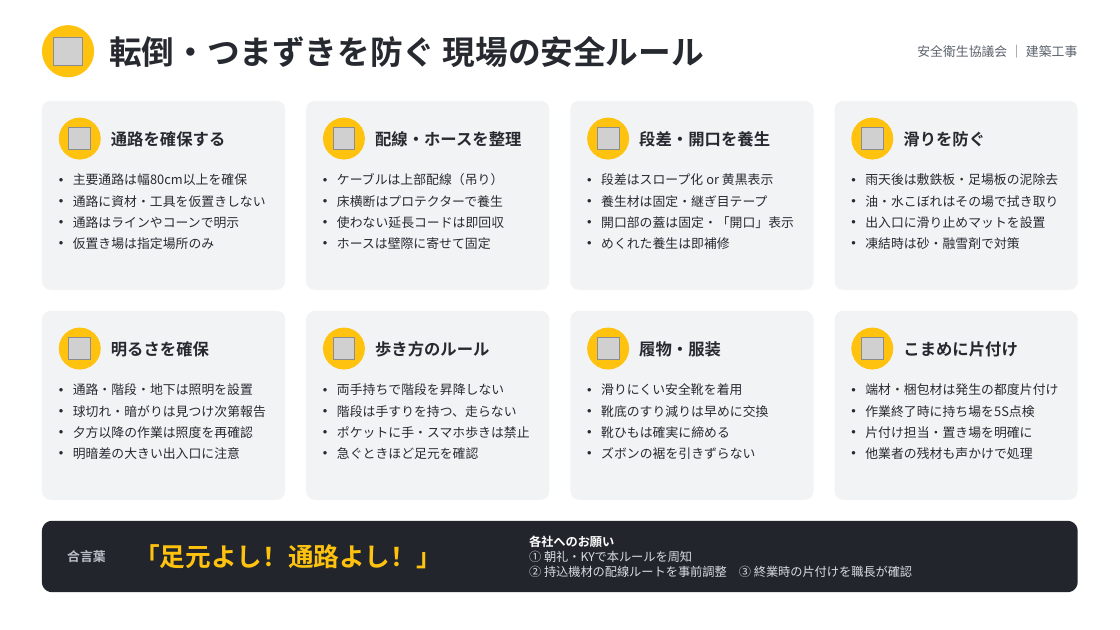
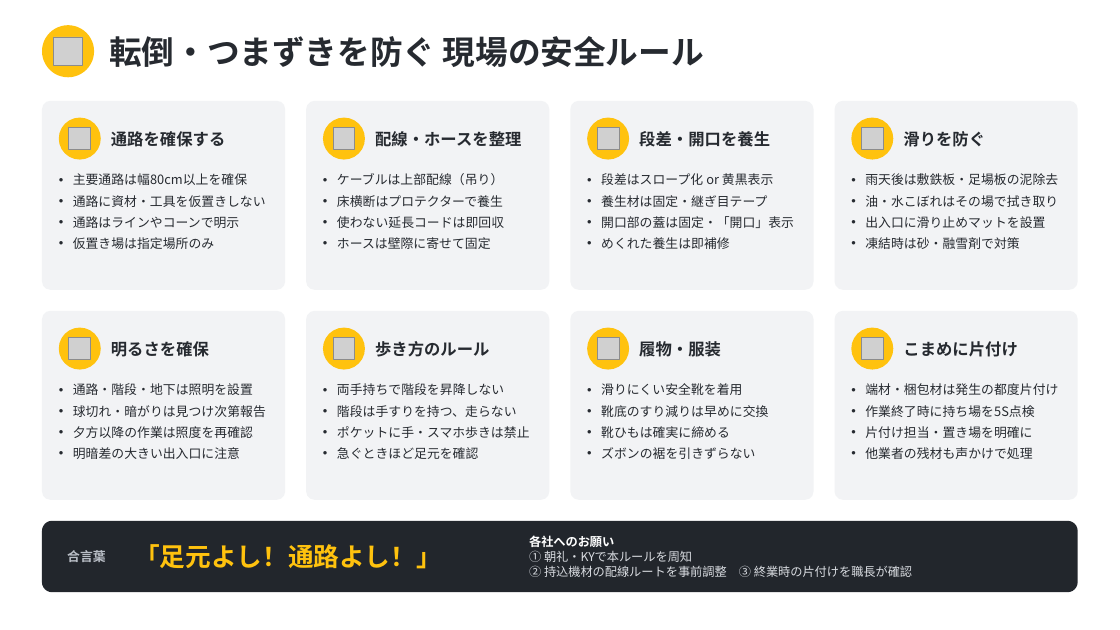
Before and after one commit to ryotazaki0128-sketch/research, a slide deck: slide 2 of 転倒つまずき災害_安全衛生協議会.pptx. Drawn at 1120x630 pixels with LibreOffice and Linux fonts; fonts in the diff are those of the drawing; grey boxes stand for pictures. Boxes give left, top, right and bottom in pixels: in the first picture for what was removed or moved away, otherwise in the second. Text is boxed around its words. In the diff, an @@ line names an element or a change of style, - is before the commit and + after.

```diff
--- a/転倒つまずき災害_安全衛生協議会.pptx
+++ b/転倒つまずき災害_安全衛生協議会.pptx
@@ text removed at (917,45,1077,57) @@
-安全衛生協議会 ｜ 建築工事
```
Also in this commit, not shown: 1 other slide changed.
